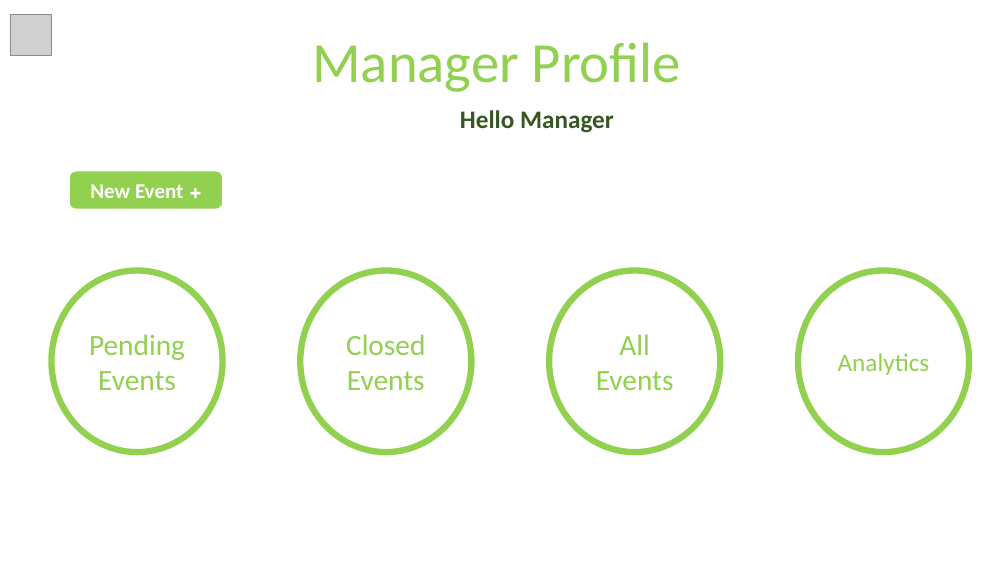
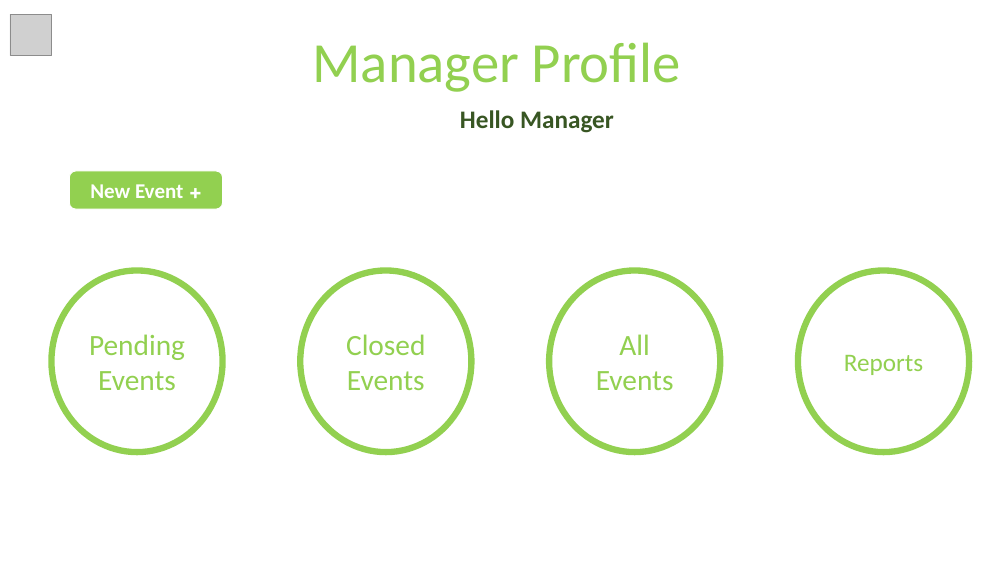
Before and after one commit to Matan28/Software-Basics, a slide deck: slide 10 of improved prototype final.pptx. Drawn at 1008x567 pixels with LibreOffice and Linux fonts; fonts in the diff are those of the drawing; grey boxes stand for pictures. Boxes give left, top, right and bottom in pixels: in the first picture for what was removed or moved away, otherwise in the second. Text is boxed around its words. In the diff, an @@ line names an element or a change of style, - is before the commit and + after.

```diff
--- a/improved prototype final.pptx
+++ b/improved prototype final.pptx
@@ text in ellipse at (x1=844, y1=355, x2=923, y2=375): text changed @@
-Analytics
+Reports
```
Also in this commit, not shown: 1 other slide changed, 4 other files.
